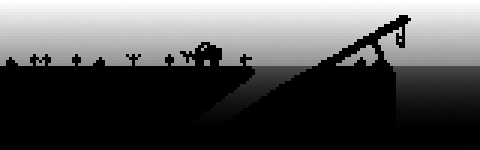
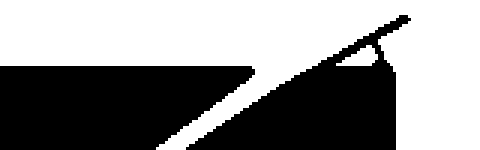
Before/after of a (480, 150) layered artwork. What changed in the layer stack:
hid "Worker zone" over left=6, top=24, right=405, bottom=66
hid "depthgradient" over left=0, top=3, right=480, bottom=150
